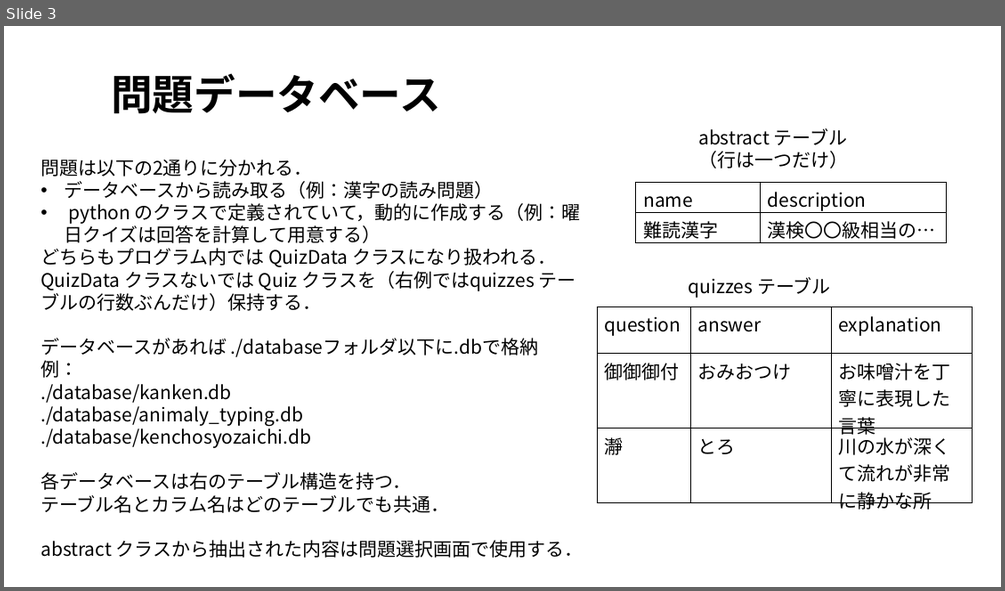
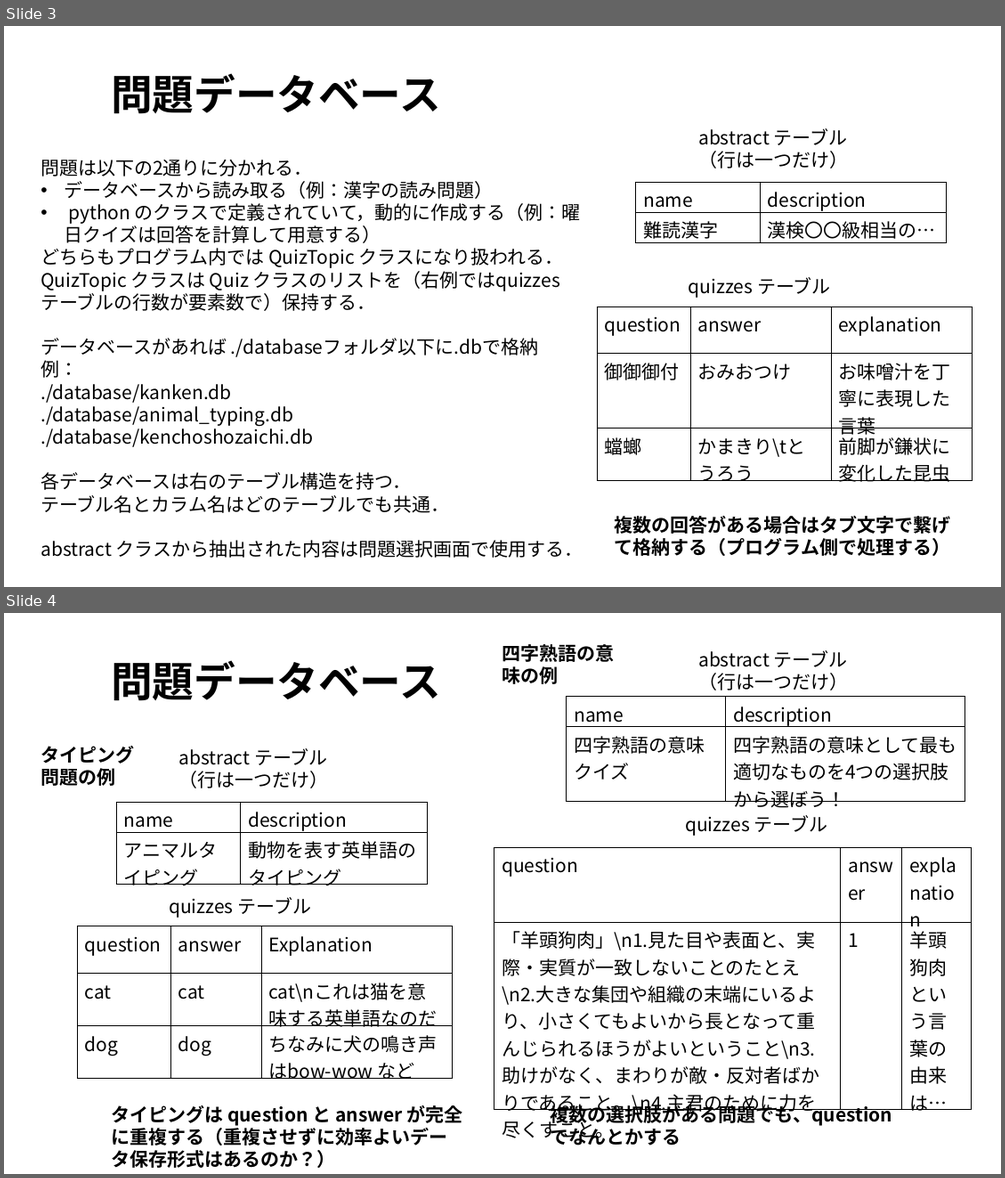
Before and after one commit to tanakai0/stdlib_py_typist, a slide deck: design.pptx. Shown one above the other, each under a label of ours: slide 3 before the commit, slides 3 and 4 after it. The pictures are 1005x591 and 1005x1178 pixels, drawn with LibreOffice and Linux fonts; fonts in the diff are those of the drawing. Boxes give left, top, right and bottom in pixels: in the first picture for what was removed or moved away, otherwise in the second. Text is boxed around its words. In the diff, an @@ line names an element or a change of style, - is before the commit and + after.

```diff
--- a/design.pptx
+++ b/design.pptx
@@ slide 4 added at bbox=[4, 613, 1001, 1174], background #FFFFFF @@
@@ text added at bbox=[111, 660, 441, 701], 40 pt, text #000000, bold @@
+問題データベース
@@ text added at bbox=[502, 644, 614, 684], 18 pt, text #000000, bold @@
+四字熟語の意味の例
@@ text added at bbox=[698, 650, 848, 690], 18 pt, text #000000 @@
+abstract テーブル
+（行は一つだけ）
@@ table added at bbox=[566, 696, 965, 802], 2 rows, 2 columns @@
+name | description
+四字熟語の意味クイズ | 四字熟語の意味として最も適切なものを4つの選択肢から選ぼう！
@@ text added at bbox=[40, 746, 134, 786], 18 pt, text #000000, bold @@
+タイピング
+問題の例
@@ text added at bbox=[179, 748, 329, 788], 18 pt, text #000000 @@
+abstract テーブル
+（行は一つだけ）
@@ table added at bbox=[116, 802, 428, 890], 2 rows, 2 columns @@
+name | description
+アニマルタイピング | 動物を表す英単語のタイピング
@@ text added at bbox=[685, 815, 828, 835], 18 pt, text #000000 @@
+quizzes テーブル
@@ table added at bbox=[494, 847, 971, 1144], 2 rows, 3 columns @@
+question | answer | explanation
+「羊頭狗肉」\n1.見た目や表面と、実際・実質が一致しないことのたとえ\n2.大きな集団や組織の末端にいるより、小さくてもよいから長となって重んじられるほうがよいということ\n3.助けがなく、まわりが敵・反対者ばかりであること。\n4.主君のために力を尽くすこと。 | 1 | 羊頭狗肉という言葉の由来は…
@@ text added at bbox=[169, 897, 311, 917], 18 pt, text #000000 @@
+quizzes テーブル
@@ table added at bbox=[77, 926, 452, 1082], 3 rows, 3 columns @@
+question | answer | Explanation
+cat | cat | cat\nこれは猫を意味する英単語なのだ
+dog | dog | ちなみに犬の鳴き声はbow-wow など
@@ text added at bbox=[111, 1105, 463, 1167], 18 pt, text #000000, bold @@
+タイピングは question と answer が完全に重複する（重複させずに効率よいデータ保存形式はあるのか？）
@@ text added at bbox=[550, 1103, 892, 1145], 18 pt, text #000000, bold @@
+複数の選択肢がある問題でも、question でなんとかする
@@ slide 3 changed as well @@
@@ text at bbox=[40, 248, 564, 311]: text changed @@
-どちらもプログラム内では QuizData クラスになり扱われる．QuizData クラスないでは Quiz クラスを（右例ではquizzes テーブルの行数ぶんだけ）保持する．
+どちらもプログラム内では QuizTopic クラスになり扱われる．QuizTopic クラスは Quiz クラスのリストを（右例ではquizzes テーブルの行数が要素数で）保持する．
@@ table at bbox=[597, 306, 971, 485] @@
-row 3: 瀞 | とろ | 川の水が深くて流れが非常に静かな所
+row 3: 蟷螂 | かまきり\tとうろう | 前脚が鎌状に変化した昆虫
@@ text at bbox=[40, 406, 313, 447]: text changed @@
-./database/animaly_typing.db
-./database/kenchosyozaichi.db
+./database/animal_typing.db
+./database/kenchoshozaichi.db
@@ text added at bbox=[615, 516, 951, 556], 18 pt, text #000000, bold @@
+複数の回答がある場合はタブ文字で繋げて格納する（プログラム側で処理する）
```
Also in this commit, not shown: 6 other slides changed, 5 other slides added.
